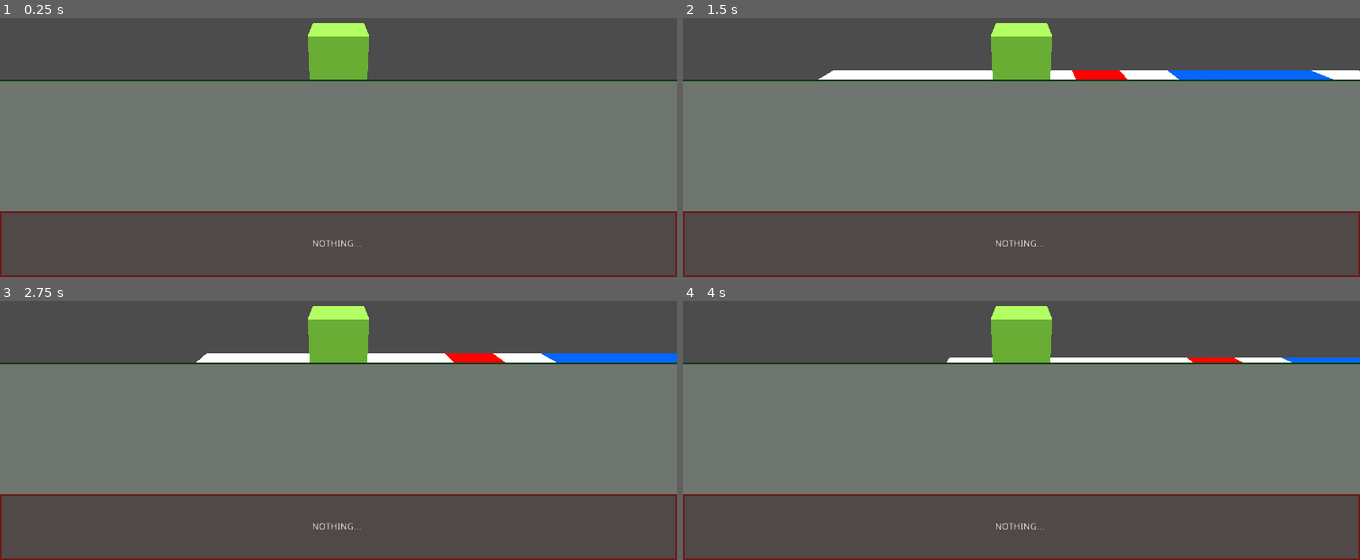
Above: before the commit, frames 1-4 (two rows, left to right).
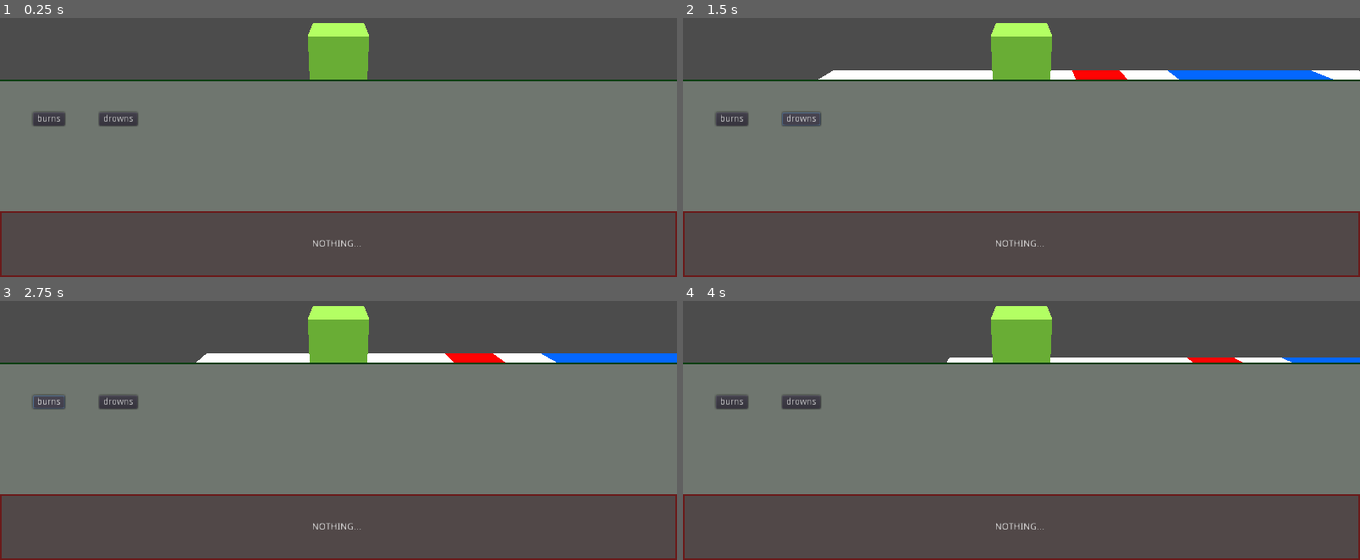
Above: after the commit, the same moments.

Repository: adngdb/ldjam45
Game: Godot game, scene res://Scenes/Main.tscn
Two runs of this game, one before a commit and one after it. Both use one fixed random seed, a clock stepped at 60 frames per second and the inputs below.
Inputs (mouse positions are in pixels of both pictures, inside the frame that each line leads up to):
- Up to frame 1 (0.25 s): no input
- Up to frame 2 (1.5 s): click (730, 119) at 0.5 s, where only the run after the commit has a clickable "burns"; click (798, 119) at 1.25 s, where only the run after the commit has a clickable "drowns"
- Up to frame 3 (2.75 s): click (47, 402) at 2 s, where only the run after the commit has a clickable "burns"
- Up to frame 4 (4 s): click (798, 402) at 2.75 s, where only the run after the commit has a clickable "drowns"; click (730, 402) at 3.5 s, where only the run after the commit has a clickable "burns"

The runs differ from the first frame. In frame 1, 0.6% of the frame differs, in the area x 4-21%, y 36-42%; in frame 2, 0.6%; in frame 3, 0.6%; in frame 4, 0.6%.

Commit message:
Remove useless word, better put buttons.

Diff:
--- a/Scripts/Rules.gd
+++ b/Scripts/Rules.gd
@@ -1,8 +1,10 @@
 extends Panel
 
 func _ready():
+	var count = 0
 	for rule in State.rules_available:
 		var data = State.RULES_DATA[rule]
 		var word = WordDragable.new(rule, data.word)
 		add_child(word)
-		word.set_position(Vector2(20, 50))
+		word.set_position(Vector2(count * 100 + 50, 50))
+		count += 1
--- a/Scripts/State.gd
+++ b/Scripts/State.gd
@@ -1,18 +1,23 @@
 extends Node
 
 enum Rule {
-	NOTHING_MOVES,
 	NOTHING_BURNS,
 	NOTHING_DROWNS,
 }
 
 const RULES_DATA = {
-	Rule.NOTHING_MOVES: {
-		"word": "moves",
+	Rule.NOTHING_BURNS: {
+		"word": "burns",
+	},
+	Rule.NOTHING_DROWNS: {
+		"word": "drowns",
 	},
 }
 
-var rules_available = []
+var rules_available = [
+	Rule.NOTHING_BURNS,
+	Rule.NOTHING_DROWNS,
+]
 var rules_active = []
 
 func toggle_rule(rule):
@@ -29,10 +34,6 @@
 	if rule in rules_active:
 		rules_active.remove(rules_active.find(rule))
 
-func set_rule(index, rule):
-	if not rule in rules_active:
-		rules_active[index] = rule
-
 func kill_player():
 	print('player is dead')
 	rules_active = []
